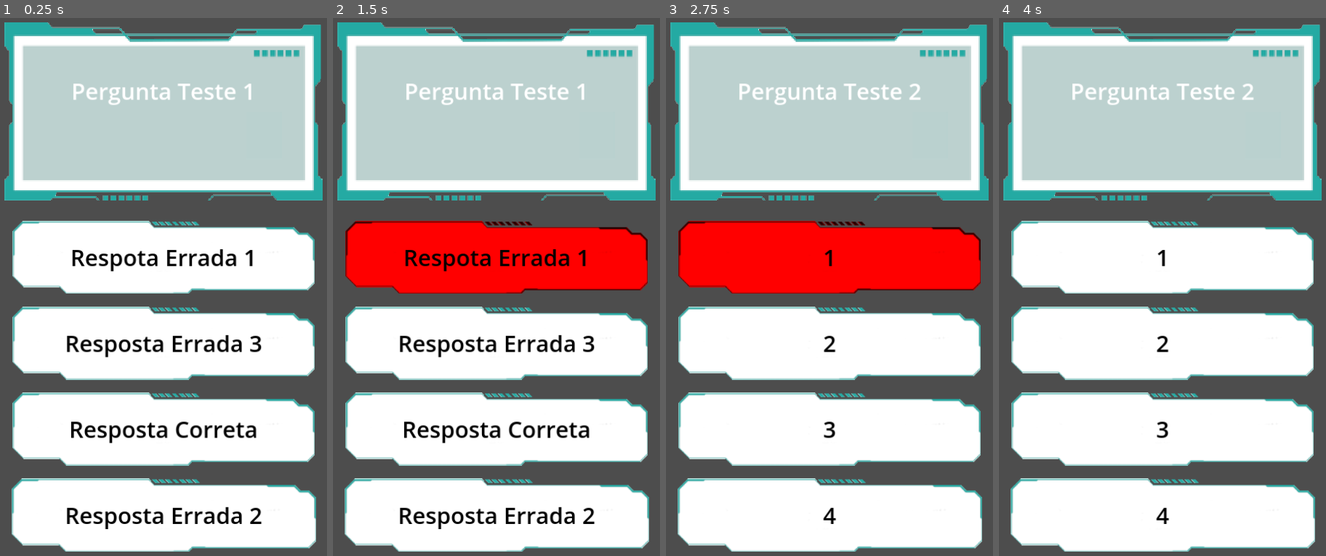
Above: before the commit, frames 1-4 (left to right).
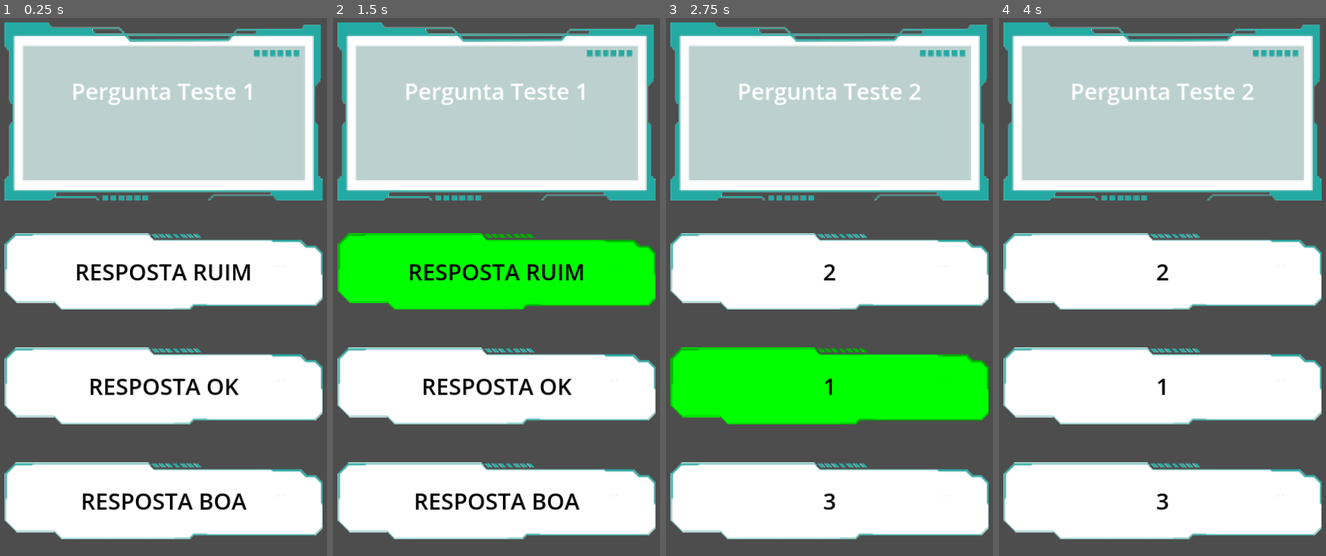
Above: after the commit, the same moments.

Repository: riquerique/Quiz-Light
Game: Godot game, scene res://scenes/main.tscn
The game is run twice, just before and just after one commit, with the same random seed, the same clock (stepped at 60 frames per second) and the same inputs.
Inputs:
- Up to frame 1 (0.25 s): no input
- Up to frame 2 (1.5 s): click "Respota Errada 1" (after the commit: "RESPOSTA RUIM") at 0.5 s; click "Resposta Errada 3" (after the commit: "RESPOSTA OK") at 1.25 s
- Up to frame 3 (2.75 s): click "1" at 2 s
- Up to frame 4 (4 s): click "2" at 2.75 s; click "3" at 3.5 s

The runs differ from the first frame. In frame 1, 35% of the frame differs, in the area x 1-99%, y 37-100%; in frame 2, 42%; in frame 3, 47%; in frame 4, 32%.

Commit message:
Sem mais respostas "certas"
Removi o sistema de certo ou errado.
Removi 1 dos botões para ficar mais fiel ao projeto original.
Adicionei a base pro sistema de pontuação.

Diff:
--- a/resources/light/questions/question_1.tres
+++ b/resources/light/questions/question_1.tres
@@ -6,6 +6,8 @@
 script = ExtResource("1_ml6xy")
 question_info = "Pergunta Teste 1"
 type = 0
-options = Array[String](["Respota Errada 1", "Resposta Errada 2", "Resposta Errada 3", "Resposta Correta"])
-correct_option = "Resposta Correta"
+options = Array[String](["RESPOSTA BOA", "RESPOSTA OK", "RESPOSTA RUIM"])
+best_option = "RESPOSTA BOA"
+ok_option = "RESPOSTA OK"
+bad_option = "RESPOSTA RUIM"
 question_information = "Curiosidade sobre o que foi apresentado na tela anterior da pergunta."
--- a/resources/light/questions/question_2.tres
+++ b/resources/light/questions/question_2.tres
@@ -6,6 +6,8 @@
 script = ExtResource("1_nwefj")
 question_info = "Pergunta Teste 2"
 type = 0
-options = Array[String](["1", "2", "3", "4"])
-correct_option = "4"
+options = Array[String](["1", "2", "3"])
+best_option = "1"
+ok_option = "2"
+bad_option = "3"
 question_information = "ABUBLE ABUBLE LELELELELE"
--- a/scenes/main.tscn
+++ b/scenes/main.tscn
@@ -143,23 +143,6 @@
 icon_alignment = 1
 expand_icon = true
 
-[node name="Option_4" type="Button" parent="Content/Question_Options"]
-layout_mode = 2
-size_flags_vertical = 3
-theme_override_colors/font_disabled_color = Color(0, 0, 0, 1)
-theme_override_colors/font_hover_pressed_color = Color(0, 0, 0, 1)
-theme_override_colors/font_hover_color = Color(0, 0, 0, 1)
-theme_override_colors/font_pressed_color = Color(0, 0, 0, 1)
-theme_override_colors/font_focus_color = Color(0, 0, 0, 1)
-theme_override_colors/font_color = Color(0, 0, 0, 1)
-theme_override_colors/icon_pressed_color = Color(0, 0, 0, 0)
-theme_override_font_sizes/font_size = 50
-theme_override_styles/focus = SubResource("StyleBoxEmpty_el2jc")
-icon = ExtResource("3_kcbwi")
-flat = true
-icon_alignment = 1
-expand_icon = true
-
 [node name="Audio_Correct" type="AudioStreamPlayer" parent="."]
 stream = ExtResource("3_hmoir")
 pitch_scale = 0.9
--- a/scripts/Controller/game_controller.gd
+++ b/scripts/Controller/game_controller.gd
@@ -50,12 +50,24 @@
 			question_audio.play()
 
 func _buttons_answer(button) -> void:
-	if current_quiz.correct_option == button.text:
+	#if current_quiz.correct_option == button.text:
+	#	button.modulate = color_correct
+	#	$Audio_Correct.play()
+	#else:
+	#	button.modulate = color_wrong
+	#	$Audio_Wrong.play()
+	if current_quiz.best_option == button.text:
+		print("BEST")
+		button.modulate = color_correct
+		$Audio_Correct.play()
+	elif current_quiz.ok_option == button.text:
+		print("OK")
 		button.modulate = color_correct
 		$Audio_Correct.play()
 	else:
-		button.modulate = color_wrong
-		$Audio_Wrong.play()
+		print("BAD")
+		button.modulate = color_correct
+		$Audio_Correct.play()
 	_next_question()
 
 func _next_question() -> void:
--- a/scripts/resources/questions.gd
+++ b/scripts/resources/questions.gd
@@ -7,5 +7,7 @@
 @export var question_audio : AudioStream
 @export var question_video : VideoStream
 @export var options : Array[String]
-@export var correct_option : String
+@export var best_option : String
+@export var ok_option : String
+@export var bad_option : String
 @export var question_information : String
